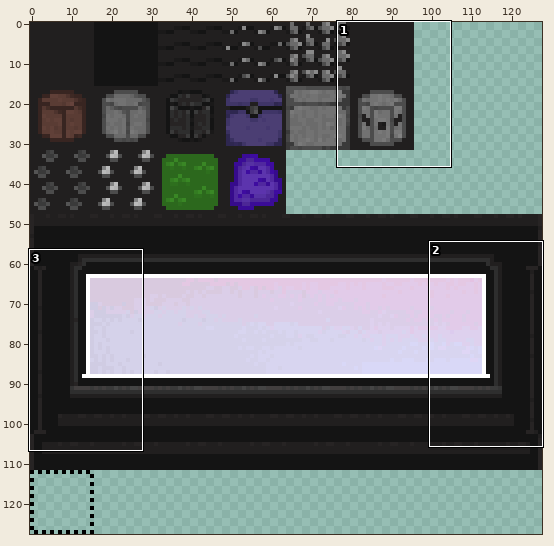
Two versions of one sprite sheet, TileSets/Placeholder.png. The picture above shows the old version from afar; the outline marks the close-up.
Close-up. Before:
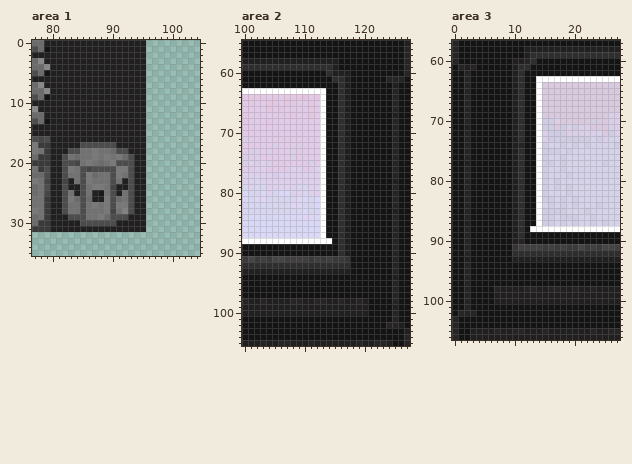
The file is 128x128 pixels. Colours within 5 levels of each other are drawn and written as one. Shown: area 1: x 77..104, y 0..35; area 2: x 100..127, y 55..105; area 3: x 0..27, y 57..106. The commit also changed other parts of the picture, which this record leaves out.
The same view after the edit:
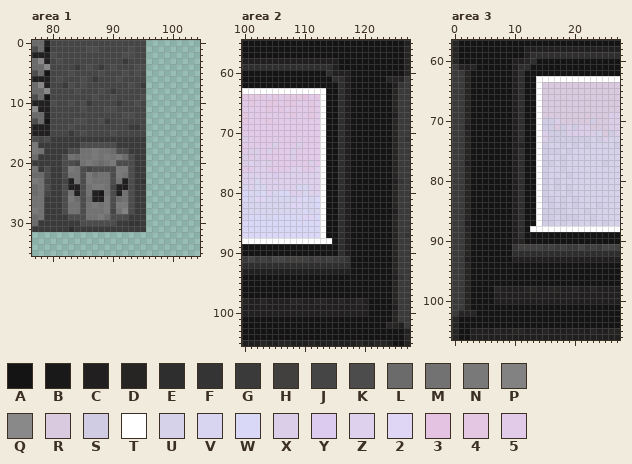
Palette (. is transparent): A #141414  B #1a1919  C #211f1f  D #272424  E #2e2e2e  F #343434  G #3a3a3a  H #423f3f  J #454545  K #4c4c4c  L #6b6b6b  M #727272  N #797979  P #828282  Q #898989  R #d9cadf  S #d0cce3  T #ffffff  U #d5d2ea  V #d8d5f0  W #d9d8f7  X #dbcee8  Y #dccbee  Z #ded1ee  2 #dfd6f5  3 #e4c2e2  4 #e4c8e3  5 #e2cbe9
Edits made:
Area 1:
y 0: x 80..95 CCCCCCCCCCCCCCCC -> JJJJJJJJJJJJJJJJ
y 1: x 80..95 CCCCCCCCCCCCCCCC -> JJJJJJKKJJJJJKJJ
y 2: x 80..95 CCCCCCCCCCCCCCCC -> KJJJJJJJJJJJKKJJ
y 3: x 80..95 CCCCCCCCCCCCCCCC -> JKJJJJJJJJJJGJJJ
y 4: x 80..95 CCCCCCCCCCCCCCCC -> JJJJGJKJGJKJJJKK
y 5: x 80..95 CCCCCCCCCCCCCCCC -> JJJKJJJJKJJJKJKJ
y 6: x 80..95 CCCCCCCCCCCCCCCC -> JKJJJKJGJJJKJJJJ
y 7: x 80..95 CCCCCCCCCCCCCCCC -> JJGKJKJJJJJJJKJG
y 8: x 80..95 CCCCCCCCCCCCCCCC -> JJJJKJJJKJGJJJJJ
y 9: x 80..95 CCCCCCCCCCCCCCCC -> JJJJJJJKJJKJJJJK
y 10: x 80..95 CCCCCCCCCCCCCCCC -> KJJKJKGJJJJGJJKJ
y 11: x 80..95 CCCCCCCCCCCCCCCC -> JJJJJKJJJKKJJJJJ
y 12: x 80..95 CCCCCCCCCCCCCCCC -> JJJJJJJJJJJJKKJJ
y 13: x 80..95 CCCCCCCCCCCCCCCC -> JJJJKKJJKGJJJJJJ
y 14: x 80..95 CCCCCCCCCCCCCCCC -> JJJKJJJJJJJJJGGJ
y 15: x 80..95 CCCCCCCCCCCCCCCC -> JJJGJKJJJJKJJJJJ
y 16: x 80..95 CCCCCCCCCCCCCCCC -> GGGGGGGGGGGGGGGG
y 17: x 80..84 CCCCC -> GGGGG; x 91..95 CCCCC -> GGGGG
y 18: x 80..82 CCC -> GGG; x 93..95 CCC -> GGG
y 19..22: x 80..81 CC -> GG; x 94..95 CC -> GG
y 23: x 80..81 CC -> GG; x 94..95 CC -> GF
y 24..28: x 80..81 CC -> GG; x 94..95 CC -> GG
y 29: x 80..82 CCC -> GGG; x 93..95 CCC -> GGG
y 30: x 80..84 CCCCC -> GGGGG; x 91..95 CCCCC -> GGFFG
y 31: x 80..95 CCCCCCCCCCCCCCCC -> GGGEGGGGGGGGGGGG
Area 2:
y 61: x 127 A -> G
y 62: x 126..127 AA -> FG
y 63..70: x 126..127 AA -> GG
y 71: x 126..127 AA -> GF
y 72..77: x 126..127 AA -> GG
y 78: x 126..127 AA -> FG
y 79..86: x 126..127 AA -> GG
y 87: x 126..127 AA -> GF
y 88..93: x 126..127 AA -> GG
y 94: x 126..127 AA -> FG
y 95..101: x 126..127 AA -> GG
y 102: x 127 A -> G
Area 3:
y 61: x 0 A -> G
y 62..101: x 0..1 AA -> GG
y 102: x 0 A -> G
Pixel boxes of the changes (left, top, right, bottom) in both close-ups:
changed: (50, 40, 146, 232)
changed: (398, 76, 410, 328)
changed: (452, 64, 464, 316)
